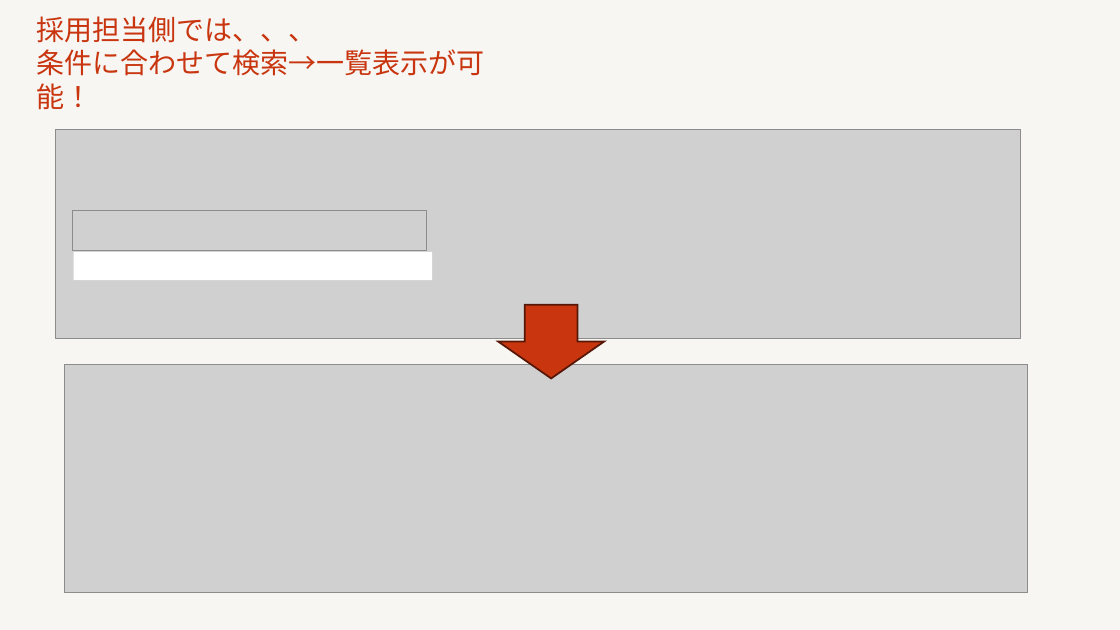
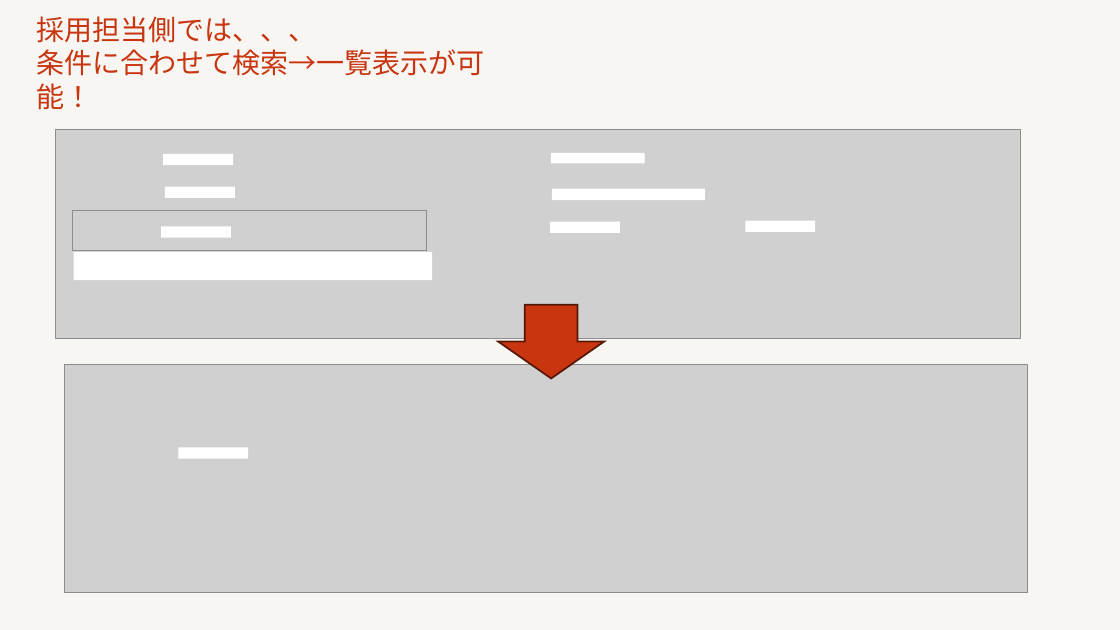
Before and after one commit to nozomi-watanabe1214/my_application, a slide deck: slide 3 of 採用管理システム.pptx. Drawn at 1120x630 pixels with LibreOffice and Linux fonts; fonts in the diff are those of the drawing; grey boxes stand for pictures. Boxes give left, top, right and bottom in pixels: in the first picture for what was removed or moved away, otherwise in the second. Text is boxed around its words. In the diff, an @@ line names an element or a change of style, - is before the commit and + after.

```diff
--- a/採用管理システム.pptx
+++ b/採用管理システム.pptx
@@ rectangle added at [163, 154, 233, 165], fill #FFFFFF @@
@@ rectangle added at [551, 153, 644, 164], fill #FFFFFF @@
@@ rectangle added at [165, 187, 234, 197], fill #FFFFFF @@
@@ rectangle added at [552, 189, 705, 201], fill #FFFFFF @@
@@ rectangle added at [161, 226, 231, 237], fill #FFFFFF @@
@@ rectangle added at [550, 222, 620, 233], fill #FFFFFF @@
@@ rectangle added at [745, 221, 815, 232], fill #FFFFFF @@
@@ rectangle added at [178, 448, 248, 459], fill #FFFFFF @@
```
Also in this commit, not shown: 1 other slide changed.
